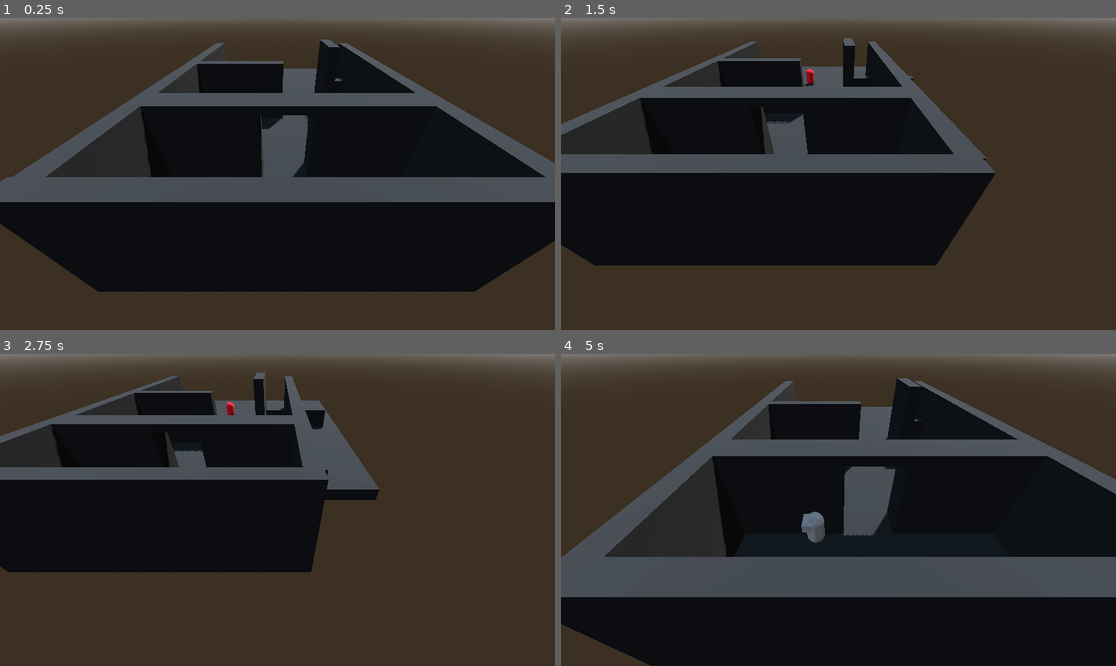
Above: before the commit, frames 1-4 (two rows, left to right).
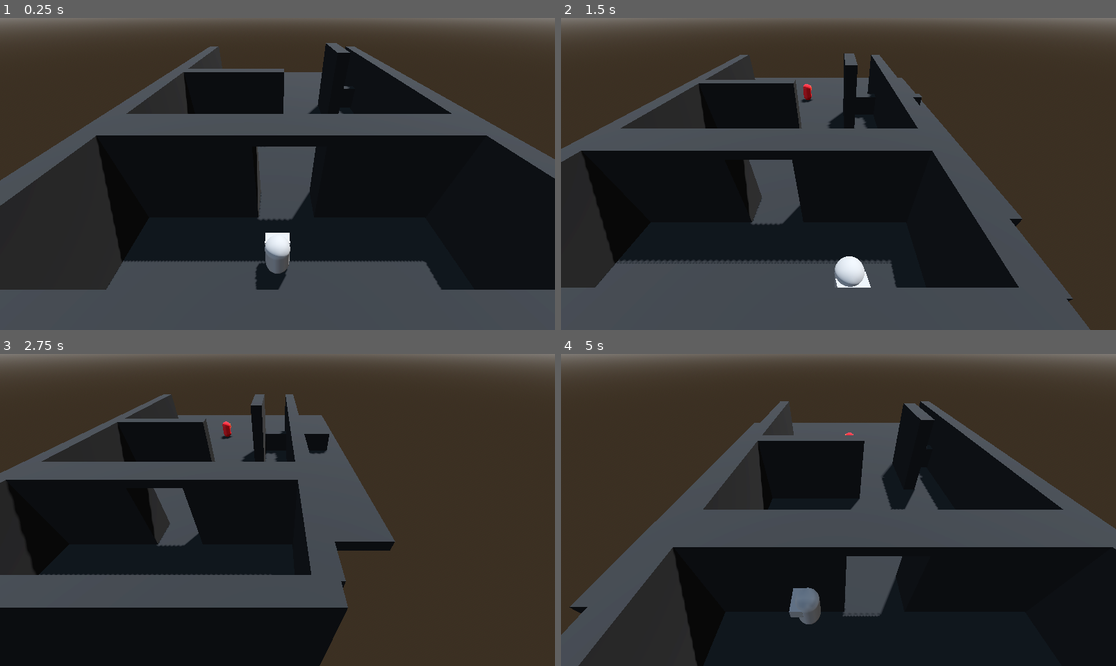
Above: after the commit, the same moments.

Repository: Luis-Blash/speed_attack
Game: Godot game, scene res://main.tscn
Same seed, same stepped clock (60 frames per second), same inputs: the game is played once before the commit and once after it.
Inputs:
- Up to frame 1 (0.25 s): no input
- Up to frame 2 (1.5 s): hold D (move_right) 0.53-1.28 s; tap G (attack_1) at 0.6 s; tap Space (jump) at 0.77, 0.8, 1.07, 1.35 s; hold Down (move_down) from 1.28 s (still down)
- Up to frame 3 (2.75 s): tap Space (jump) at 1.52, 1.82, 2.3 s; tap G (attack_1) at 1.55, 2.1 s; release Down (move_down) at 2.03 s; hold D (move_right) from 2.03 s (still down)
- Up to frame 4 (5 s): release D (move_right) at 2.78 s; hold Up (move_up) 2.78-3.53 s; tap G (attack_1) at 2.85, 4.35 s; tap Space (jump) at 3.02, 3.32, 3.6, 3.77, 4.07, 4.52, 4.82 s; hold Left (move_left) from 3.53 s (still down)

The runs differ from the first frame. In frame 1, 41% of the frame differs, in the area x 0-100%, y 6-100%; in frame 2, 42%, in the area x 0-96%, y 6-100%; in frame 3, 32%; in frame 4, 41%.

Commit message:
jump player

Diff:
--- a/camera.gd
+++ b/camera.gd
@@ -1,7 +1,7 @@
 extends Camera3D
 
 @export var target: CharacterBody3D
-@export var offset: Vector3 = Vector3(0, 8, 8)
+@export var offset: Vector3 = Vector3(0, 8, 4)
 @export var smoothness: float = 0.1
 
 func _physics_process(delta: float) -> void:
--- a/player.gd
+++ b/player.gd
@@ -2,8 +2,9 @@
 
 # --- configuración ---
 @export var speed: float = 8.0
-@export var gravity: float = 20.0
+@export var gravity: float = 60.0
 @export var attack_duration: float = 0.15
+@export var jump_force: float = 15.0
 
 # --- state machine ---
 enum State { IDLE, MOVE, ATTACK, DEAD }
@@ -24,6 +25,8 @@
 	if not is_on_floor():
 		velocity.y -= gravity * delta
 
+	_handle_global_input()
+
 	match current_state:
 		State.IDLE:
 			_state_idle()
@@ -37,35 +40,34 @@
 	move_and_slide()
 
 # --- estados ---
+
+func _handle_global_input() -> void:
+	if current_state == State.ATTACK or current_state == State.DEAD:
+		return
+
+	# salto
+	if Input.is_action_just_pressed("jump") and is_on_floor():
+		velocity.y = jump_force
+
+	# ataque
+	if Input.is_action_just_pressed("attack_1"):
+		_start_attack()
+
 func _state_idle() -> void:
 	velocity.x = 0
 	velocity.z = 0
-
-	# transición a MOVE
 	if get_input_direction().length() > 0.1:
 		current_state = State.MOVE
-
-	# transición a ATTACK
-	if Input.is_action_just_pressed("attack_1"):
-		_start_attack()
 
 func _state_move() -> void:
 	var direction := get_input_direction()
 	velocity.x = direction.x * speed
 	velocity.z = direction.z * speed
-
-	# rotar hacia donde se mueve
 	if direction.length() > 0.1:
 		var target_angle := atan2(-direction.x, -direction.z)
 		rotation.y = lerp_angle(rotation.y, target_angle, 0.15)
-
-	# transición a IDLE
 	if direction.length() < 0.1:
 		current_state = State.IDLE
-
-	# transición a ATTACK
-	if Input.is_action_just_pressed("attack_1"):
-		_start_attack()
 
 func _state_attack(delta: float) -> void:
 	# durante el ataque no se mueve
@@ -78,7 +80,6 @@
 		current_state = State.IDLE
 
 func _state_dead() -> void:
-	# sin input, sin movimiento
 	velocity.x = 0
 	velocity.z = 0
 
